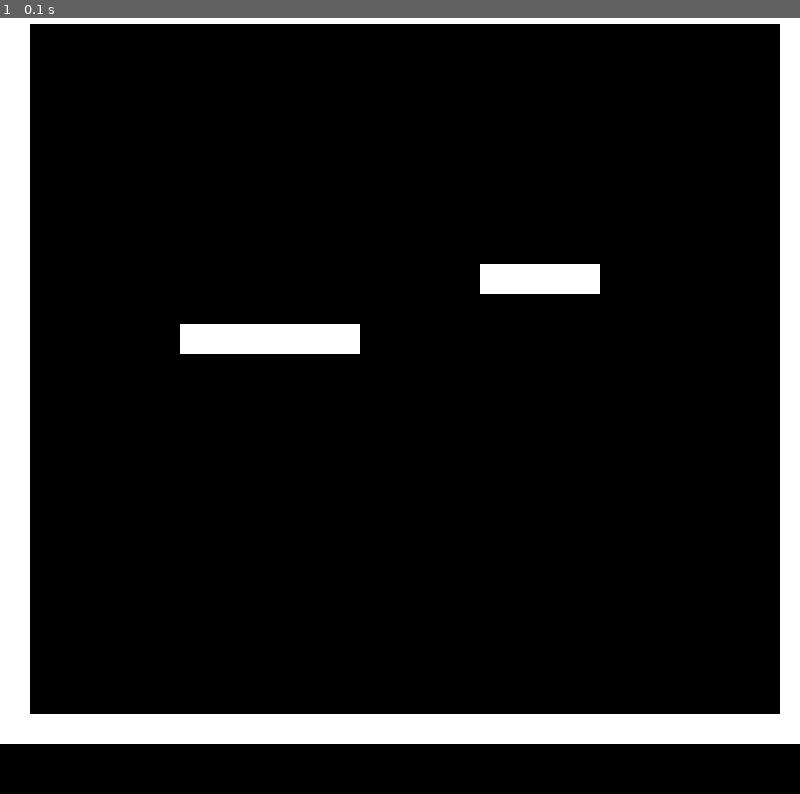
Above: before the commit, frame 1.
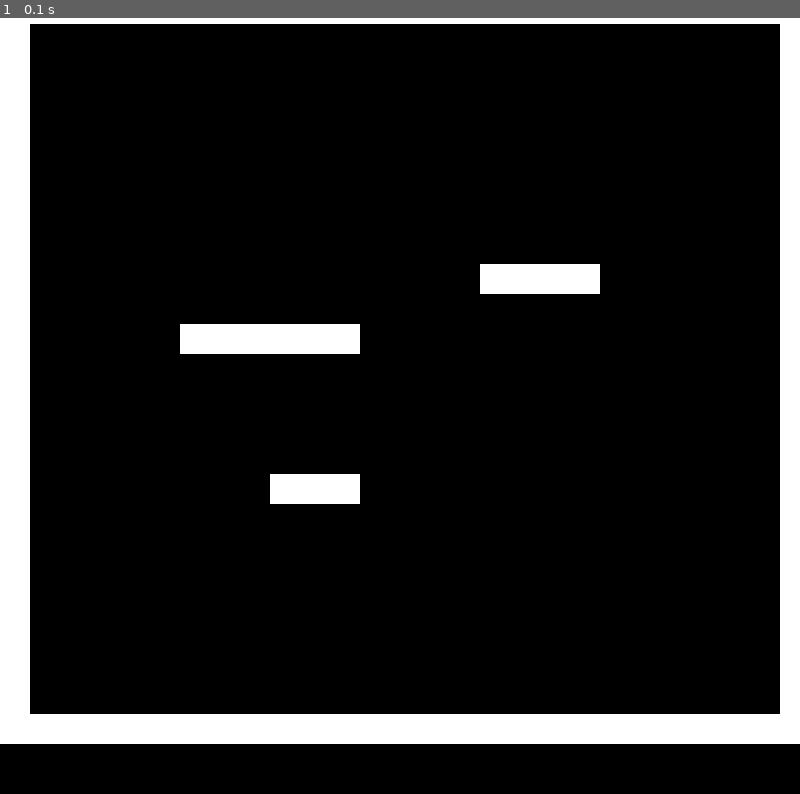
Above: after the commit, the same moment.

Repository: Moontok/Pygame_Practice
Game: pygame game, started from XSpace/xspace_main.py
The game is run twice, just before and just after one commit, with the same random seed, the same clock (stepped at 60 frames per second) and the same inputs.
Inputs:
- Up to frame 1 (0.1 s): no input

The runs differ from the first frame. In frame 1, 0.4% of the frame differs, in the area x 33-45%, y 58-63%.

Commit message:
Added level_map

Diff:
--- /dev/null
+++ b/XSpace/level_map.txt
@@ -0,0 +1,25 @@
+XXXXXXXXXXXXXXXXXXXXXXXXXXX
+X                         X
+X                         X
+X                         X
+X                         X
+X                         X
+X                         X
+X                         X
+X                         X
+X               XXXX      X
+X      P                  X
+X     XXXXXX              X
+X                         X
+X                         X
+X                         X
+X                         X
+X        XXX              X
+X                         X
+X                         X
+X                         X
+X                         X
+X                         X
+X                         X
+X                         X
+XXXXXXXXXXXXXXXXXXXXXXXXXXX
--- a/XSpace/xspace_main.py
+++ b/XSpace/xspace_main.py
@@ -14,33 +14,7 @@
 
     game_running = True
 
-    level_map = [
-        'XXXXXXXXXXXXXXXXXXXXXXXXXXX',
-        'X                         X',
-        'X                         X',
-        'X                         X',
-        'X                         X',
-        'X                         X',
-        'X                         X',
-        'X                         X',
-        'X                         X',
-        'X               XXXX      X',
-        'X      P                  X',
-        'X     XXXXXX              X',
-        'X                         X',
-        'X                         X',
-        'X                         X',
-        'X                         X',
-        'X                         X',
-        'X                         X',
-        'X                         X',
-        'X                         X',
-        'X                         X',
-        'X                         X',
-        'X                         X',
-        'X                         X',
-        'XXXXXXXXXXXXXXXXXXXXXXXXXXX'
-    ]
+    level_map = load_level('level_map.txt')
 
     tile_size = 30
     tiles = []
@@ -68,6 +42,15 @@
     sys.exit()
 
 
+def load_level(level_map):
+    """Load the level from a file. The file should be a text
+    file with each line representing a row in the level. The
+    level should be represented by characters.
+    """
+
+    with open(level_map, "r") as file:
+        return [line.strip() for line in file]
+
 
 if __name__ == "__main__":
     main()
